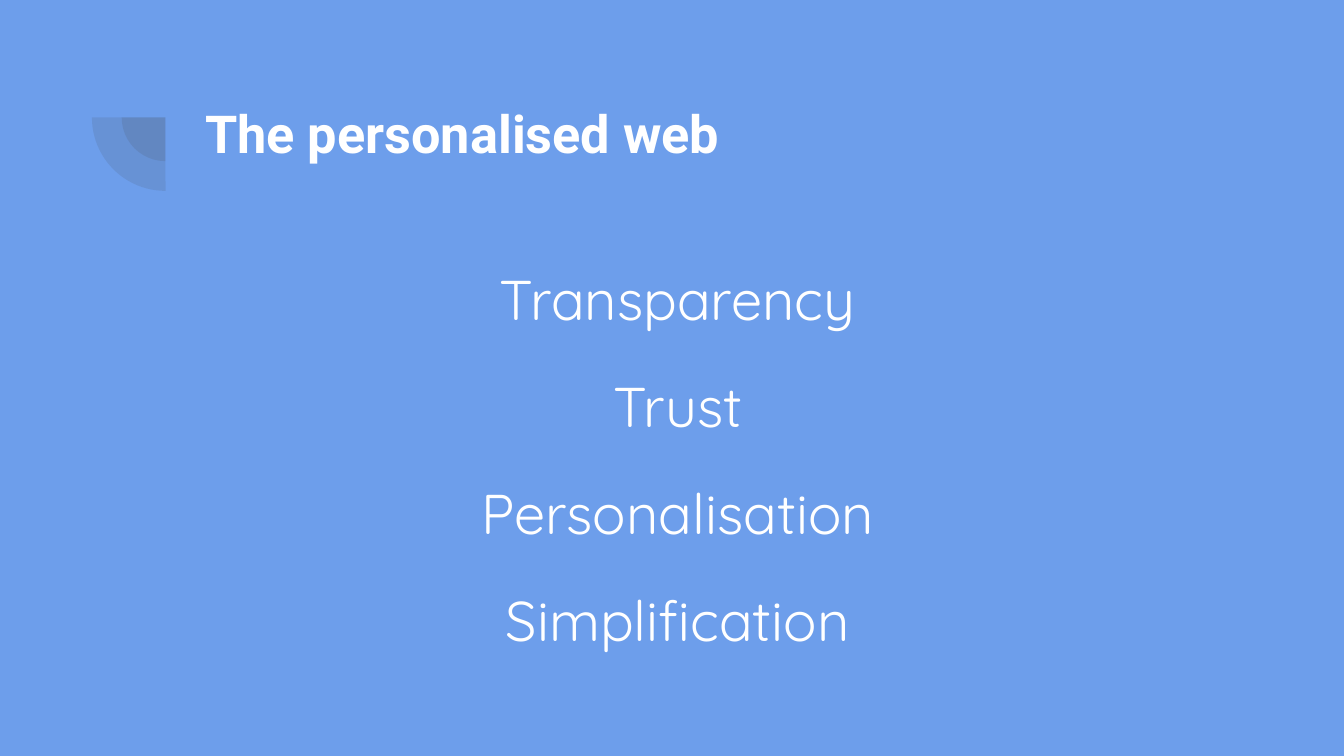
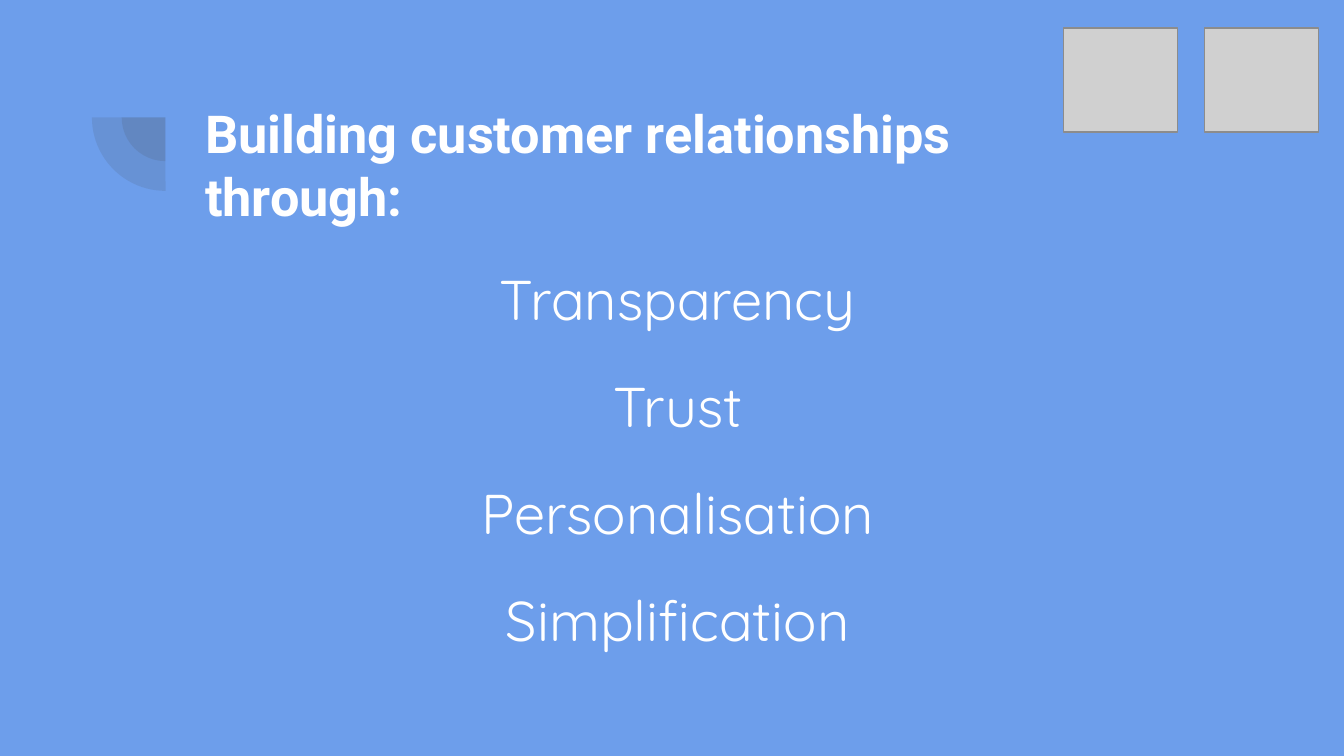
Before and after one commit to julia-dizhak/insurance-data-visualization, a slide deck: slide 3 of docs/Risk-Score.pptx. Drawn at 1344x756 pixels with LibreOffice and Linux fonts; fonts in the diff are those of the drawing; grey boxes stand for pictures. Boxes give left, top, right and bottom in pixels: in the first picture for what was removed or moved away, otherwise in the second. Text is boxed around its words. In the diff, an @@ line names an element or a change of style, - is before the commit and + after.

Commit message:
upload presentation

```diff
--- a/docs/Risk-Score.pptx
+++ b/docs/Risk-Score.pptx
@@ picture added at (1063, 28, 1177, 132) @@
@@ picture added at (1204, 28, 1318, 132) @@
@@ title at (205, 114, 951, 227): text changed @@
-The personalised web
+Building customer relationships
+through:
```
Also in this commit, not shown: 2 other slides changed, 2 slides added, 4 slides removed, 1 other file.
